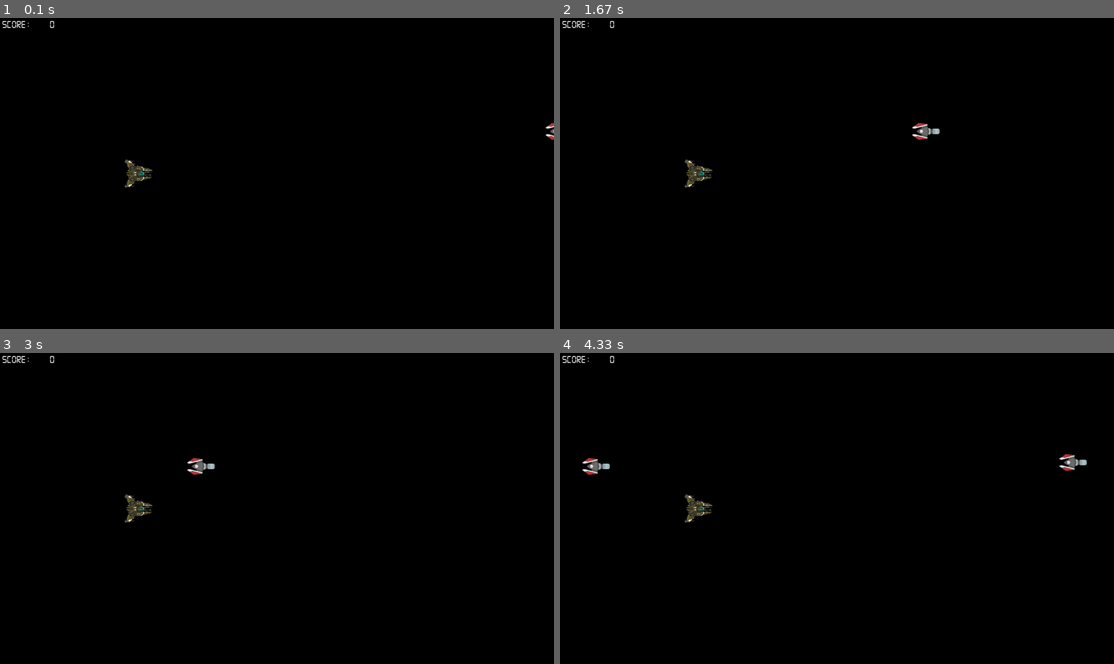
Above: before the commit, frames 1-4 (two rows, left to right).
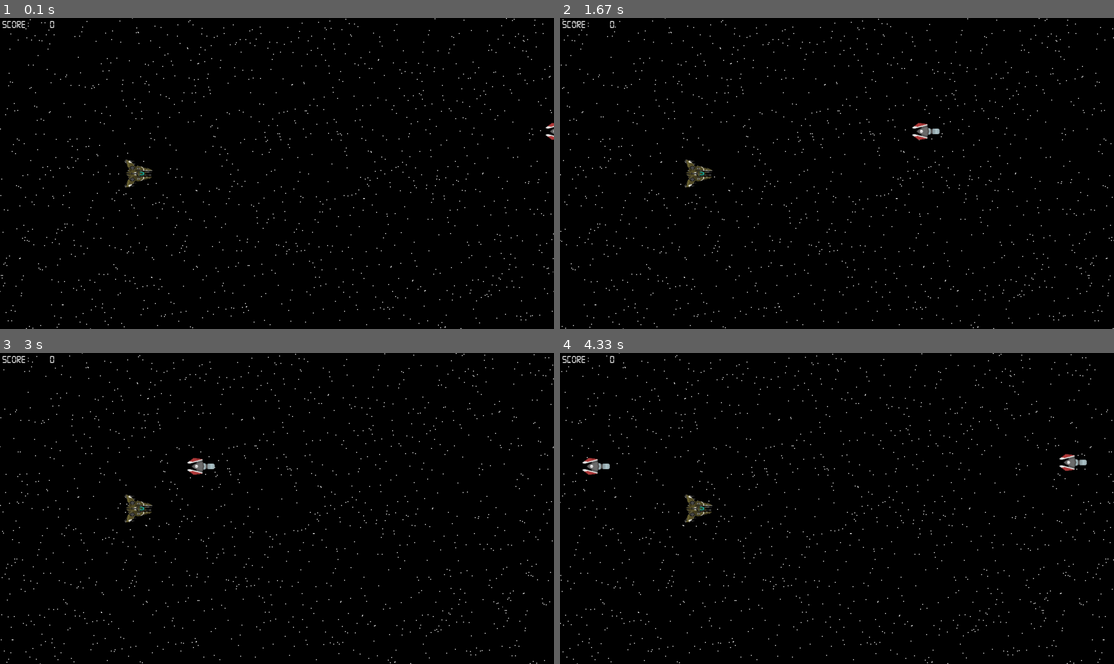
Above: after the commit, the same moments.

Repository: cacilhas/pygame-shooter-tutorial
Game: pygame game, started from main.py
Same seed, same stepped clock (60 frames per second), same inputs: the game is played once before the commit and once after it.
Inputs:
- Up to frame 1 (0.1 s): no input
- Up to frame 2 (1.67 s): no input
- Up to frame 3 (3 s): no input
- Up to frame 4 (4.33 s): no input

The runs differ from the first frame. In frame 1, 1.2% of the frame differs, in the area x 0-100%, y 0-100%; in frame 2, 1.2%; in frame 3, 1.2%; in frame 4, 1.2%.

Commit message:
add background [WIP]

Diff:
--- a/app.py
+++ b/app.py
@@ -14,6 +14,7 @@
 from score import Score
 from sounds import AudioBag
 from spawner import Spawner
+from stars import StarsBackground
 from util import async_gen
 
 
@@ -40,6 +41,7 @@
         """
         Add actors to the world
         """
+        self.background = StarsBackground()
         self.actors.extend((
             Spawner(),
             FpsDisplay(),
@@ -76,6 +78,7 @@
             for actor in self.actors
         ))
         actions.extend(await self.check_collisions())
+        await self.background.update(delta)
         async for action in async_gen(actions):
             if action:
                 await self.process(action)
@@ -106,7 +109,9 @@
 
     async def draw(self) -> None:
         self.screen.fill(BACKGROUND)
-        await asyncio.gather(*[actor.draw(self.screen) for actor in self.actors])
+        await self.background.draw(self.screen)
+        async for actor in async_gen(self.actors):
+            await actor.draw(self.screen)
         pygame.display.flip()
 
     async def events(self) -> None:
--- /dev/null
+++ b/stars.py
@@ -0,0 +1,37 @@
+from random import randint
+from pygame import Surface
+import pygame
+from action import Action, Actor
+from consts import RESOLUTION
+
+
+class StarsBackground(Actor):
+
+    def __init__(self) -> None:
+        facet = self.facet = Surface(RESOLUTION, pygame.SRCALPHA)
+        self.speed: float = 40.0
+        self.x: float = 0.0
+        width = self.width = RESOLUTION[0]
+
+        for x in range(width):
+            y = randint(0, RESOLUTION[1])
+            pygame.draw.circle(
+                facet,
+                'white',
+                (x, y),
+                1,
+            )
+
+    @property
+    def xy(self) -> tuple[float, float]:
+        return self.x, 0.0
+
+    async def update(self, delta: float) -> Action | None:
+        self.x -= self.speed * delta
+        if self.x <= - self.width:
+            self.x += self.width
+
+    async def draw(self, surface: Surface) -> None:
+        surface.blit(self.facet, self.pos)
+        pos = self.pos[0] + self.width, self.pos[1]
+        surface.blit(self.facet, pos)
